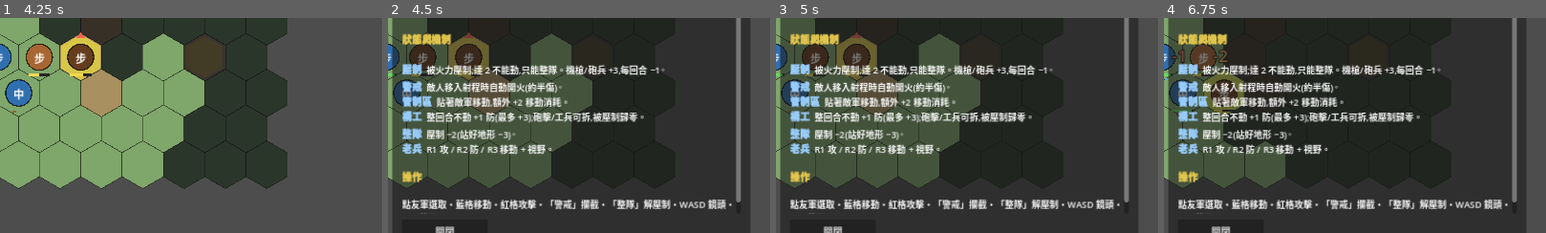
Above: before the commit, frames 1-4 (left to right).
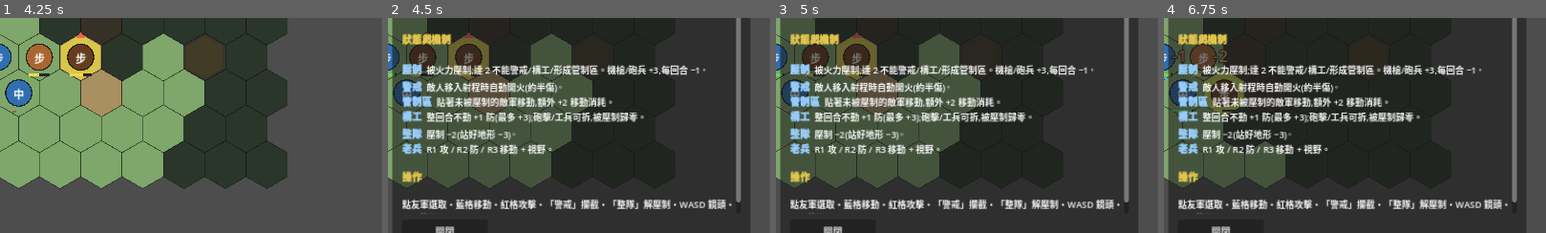
Above: after the commit, the same moments.

Repository: Fischer-Zhang/WorldWarII
Game: Godot game, scene res://scenes/main_menu.tscn
The game is run twice, just before and just after one commit, with the same random seed, the same clock (stepped at 60 frames per second) and the same inputs.
Inputs:
- Up to frame 1 (4.25 s): click "戰役" at 0.5 s; click "教學戰役 0 (0/6) 從基礎操作到進階機制的短關卡序列…" at 1.25 s; click "開始選定作戰" at 2 s; click "開始戰鬥" at 2.75 s; click "結束 教學部隊 回合 (T1)" at 3.5 s
- Up to frame 2 (4.5 s): click "圖例 (H)" at 4.25 s
- Up to frame 3 (5 s): no input
- Up to frame 4 (6.75 s): click "關閉" at 5 s; click "結束 教學部隊 回合 (T2)" at 5.75 s; click "圖例 (H)" at 6.5 s
The pictures show only the part of the screen within x 26-76%, y 36-86%; the shares and areas given below are measured in that part.

Frame 1 is identical in both runs. In frame 2, 2.8% of the frame differs, in the area x 17-84%, y 21-42%; in frame 3, 2.8%; in frame 4, 2.9%.

Commit message:
Let pinned units drop ZoC

Diff:
--- a/data/help.json
+++ b/data/help.json
@@ -18,7 +18,7 @@
   "mechanics": [
     {
       "term": "壓制 (Suppression)",
-      "body": "單位被火力壓制的程度,範圍 0–5。每承受一次未致死的攻擊就累積(機槍、砲兵造成 +3,其餘 +1),每回合自動 −1。達 2 即「被壓制」:不能移動、不能進入警戒,只能整隊或待機;達 3:移動力 −1;達 4:攻擊 −1。"
+      "body": "單位被火力壓制的程度,範圍 0–5。每承受一次未致死的攻擊就累積(機槍、砲兵造成 +3,其餘 +1),每回合自動 −1。達 2 即「被壓制」:不能進入警戒/構工,也不再形成管制區;達 3:移動力 −1;達 4:攻擊 −1。"
     },
     {
       "term": "警戒 (Overwatch)",
@@ -26,7 +26,7 @@
     },
     {
       "term": "管制區 (Zone of Control)",
-      "body": "每個單位都對相鄰六格形成管制區。進入與敵軍相鄰的格子,移動消耗額外 +2,模擬被敵火牽制、難以穿越鋒線——可用來鎖住側翼與要道。"
+      "body": "未被壓制的單位會對相鄰六格形成管制區。進入與敵軍相鄰的格子,移動消耗額外 +2,模擬被敵火牽制、難以穿越鋒線——可先用機槍/砲兵壓制守軍,再穿過被打開的缺口。"
     },
     {
       "term": "構工 (Dig-in)",
@@ -83,9 +83,9 @@
       { "key": "objective", "label": "目標 / 勝利格" }
     ],
     "status_short": [
-      { "term": "壓制", "body": "被火力壓制;達 2 不能動,只能整隊。機槍/砲兵 +3,每回合 −1。" },
+      { "term": "壓制", "body": "被火力壓制;達 2 不能警戒/構工/形成管制區。機槍/砲兵 +3,每回合 −1。" },
       { "term": "警戒", "body": "敵人移入射程時自動開火(約半傷)。" },
-      { "term": "管制區", "body": "貼著敵軍移動,額外 +2 移動消耗。" },
+      { "term": "管制區", "body": "貼著未被壓制的敵軍移動,額外 +2 移動消耗。" },
       { "term": "構工", "body": "整回合不動 +1 防(最多 +3);砲擊/工兵可拆,被壓制歸零。" },
       { "term": "整隊", "body": "壓制 −2(站好地形 −3)。" },
       { "term": "老兵", "body": "R1 攻 / R2 防 / R3 移動 + 視野。" }
--- a/scripts/grid/pathfinding.gd
+++ b/scripts/grid/pathfinding.gd
@@ -2,6 +2,7 @@
 extends RefCounted
 
 const HexCoord := preload("res://scripts/grid/hex_coord.gd")
+const CombatEffects := preload("res://scripts/combat/combat_effects.gd")
 
 const ZOC_PENALTY := 2  # extra cost (in hex units) to enter a hex adjacent to an enemy
 const SUBHEX := 2       # internal cost scale: a normal hex costs SUBHEX, a road/bridge costs 1 (half) so roads are fast
@@ -47,10 +48,22 @@
 	cost_to.erase(start)  # caller does not need to know it can "stay"
 	return cost_to
 
+static func _enemy_projects_zoc(unit, mover_faction: String) -> bool:
+	if unit == null:
+		return false
+	if not unit is Object:
+		return false
+	var faction_id := String(unit.get("faction_id"))
+	if faction_id == "" or faction_id == mover_faction:
+		return false
+	var suppression_value = unit.get("suppression")
+	var suppression := 0 if suppression_value == null else int(suppression_value)
+	return not CombatEffects.is_pinned(suppression)
+
 static func _enters_enemy_zoc(hex: Vector2i, occupied: Dictionary, mover_faction: String) -> bool:
 	for nb in HexCoord.neighbors(hex):
 		var u = occupied.get(nb)
-		if u != null and u.faction_id != mover_faction:
+		if _enemy_projects_zoc(u, mover_faction):
 			return true
 	return false
 
--- a/tests/test_pathfinding.gd
+++ b/tests/test_pathfinding.gd
@@ -123,7 +123,20 @@
 		printerr("FAIL: friendly adjacency must not apply ZoC; got ",
 			range_friend.get(Vector2i(1, 0), "missing"))
 
-	# 10) Reconstructed path must honor ZoC-adjusted cumulative costs (SUBHEX scale).
+	# 10) Pinned enemies do NOT project ZoC, so suppression can open movement lanes.
+	var pinned_enemy := EnemyStub.new("axis", 2)
+	var occ_pinned := {Vector2i(1, 1): pinned_enemy}
+	var range_pinned_zoc := Pathfinding.movement_range(
+		Vector2i(0, 0), 1, stub, occ_pinned, "allies"
+	)
+	if range_pinned_zoc.has(Vector2i(1, 0)) and range_pinned_zoc[Vector2i(1, 0)] == 2:
+		pass_count += 1
+	else:
+		fail_count += 1
+		printerr("FAIL: pinned enemy must not project ZoC; got ",
+			range_pinned_zoc.get(Vector2i(1, 0), "missing"))
+
+	# 11) Reconstructed path must honor ZoC-adjusted cumulative costs (SUBHEX scale).
 	var range_zoc_path := Pathfinding.movement_range(
 		Vector2i(0, 0), 6, stub, occ_zoc, "allies"
 	)
@@ -145,7 +158,7 @@
 			path_zoc, path_cost, range_zoc_path.get(Vector2i(2, 0), "missing"),
 		])
 
-	# 11) Road is half-cost: 1 move pt reaches 2 road hexes (a plain run reaches 1).
+	# 12) Road is half-cost: 1 move pt reaches 2 road hexes (a plain run reaches 1).
 	stub.tiles[Vector2i(1, 0)] = "road"
 	stub.tiles[Vector2i(2, 0)] = "road"
 	var range_road := Pathfinding.movement_range(Vector2i(0, 0), 1, stub, {})
@@ -157,7 +170,7 @@
 	stub.tiles[Vector2i(1, 0)] = "plain"
 	stub.tiles[Vector2i(2, 0)] = "plain"
 
-	# 12) Mountain / river are impassable (not enterable even with ample move)
+	# 13) Mountain / river are impassable (not enterable even with ample move)
 	stub.tiles[Vector2i(1, 0)] = "mountain"
 	stub.tiles[Vector2i(0, 1)] = "river"
 	var range_imp := Pathfinding.movement_range(Vector2i(0, 0), 5, stub, {})
@@ -167,7 +180,7 @@
 		fail_count += 1
 		printerr("FAIL: mountain/river should be impassable; got ", range_imp)
 
-	# 13) A bridge opens an impassable hex at road-like cost
+	# 14) A bridge opens an impassable hex at road-like cost
 	stub.bridged[Vector2i(0, 1)] = true
 	var range_bridge := Pathfinding.movement_range(Vector2i(0, 0), 1, stub, {})
 	if range_bridge.has(Vector2i(0, 1)) and range_bridge[Vector2i(0, 1)] == 1:
@@ -180,7 +193,7 @@
 	stub.tiles[Vector2i(1, 0)] = "plain"
 	stub.tiles[Vector2i(0, 1)] = "plain"
 
-	# 14) Infantry ignores the difficult-terrain (forest) penalty; other types don't
+	# 15) Infantry ignores the difficult-terrain (forest) penalty; other types don't
 	stub.tiles[Vector2i(1, 0)] = "forest"
 	var inf := Pathfinding.movement_range(Vector2i(0, 0), 1, stub, {}, "", "infantry")
 	var tank := Pathfinding.movement_range(Vector2i(0, 0), 1, stub, {}, "", "medium_tank")
@@ -198,5 +211,7 @@
 
 class EnemyStub:
 	var faction_id: String
-	func _init(fid: String) -> void:
+	var suppression: int = 0
+	func _init(fid: String, initial_suppression: int = 0) -> void:
 		faction_id = fid
+		suppression = initial_suppression
Not shown, changed: README.md
Not shown, changed: docs/ARCHITECTURE.md
Not shown, changed: docs/progress/BALANCE_WORKFLOWS.md
Not shown, changed: docs/progress/balance_report.md
Not shown, changed: tools/balance_report.py
Not shown, changed: tools/scenario_probe.py
Not shown, changed: tools/tutorial_probe.py
